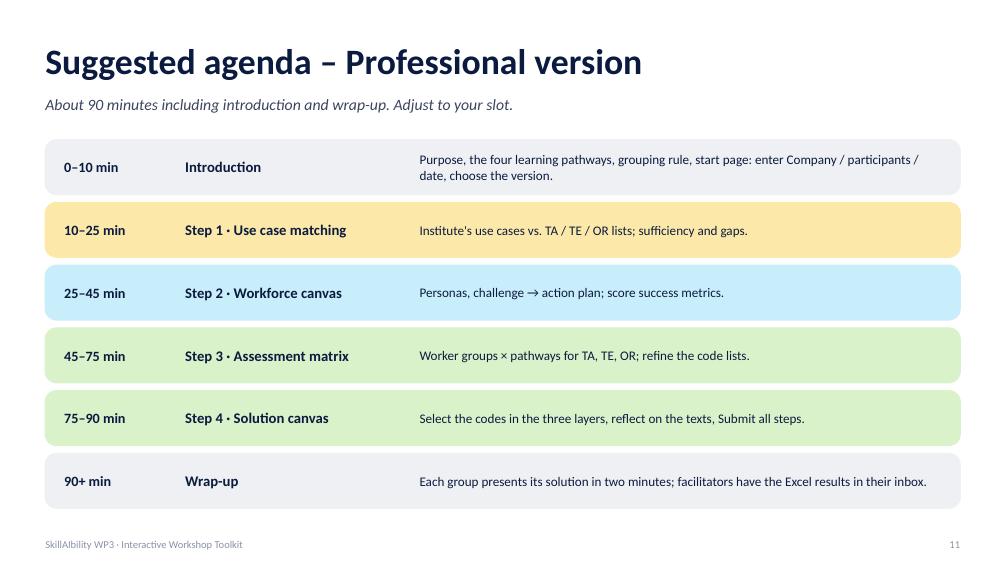
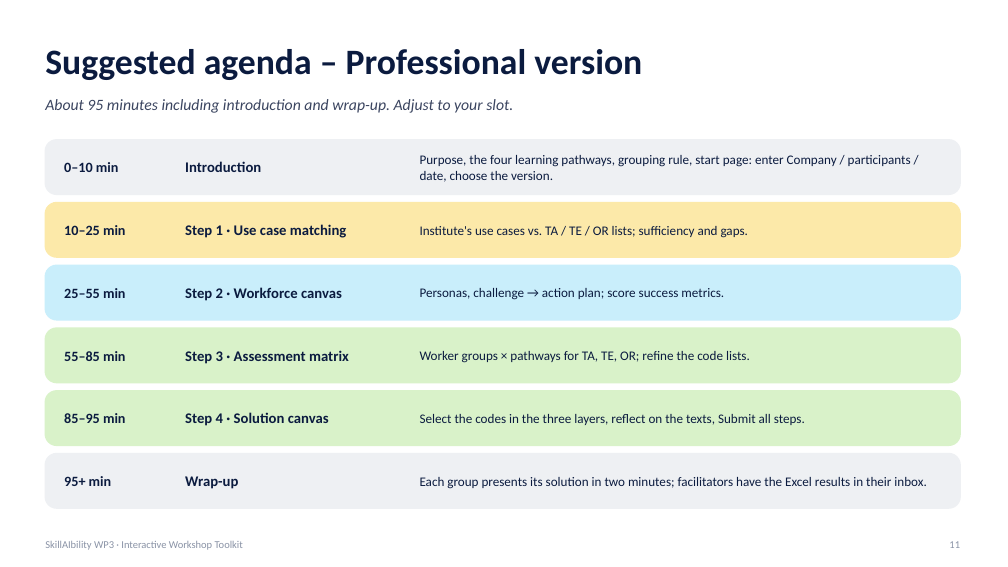
Before and after one commit to DiamondCao1996/SkillAIbility-WP3, a slide deck: slide 11 of docs/SkillAIbility_WP3_Workshop_Procedure.pptx. Drawn at 1008x567 pixels with LibreOffice and Linux fonts; fonts in the diff are those of the drawing. Boxes give left, top, right and bottom in pixels: in the first picture for what was removed or moved away, otherwise in the second. Text is boxed around its words. In the diff, an @@ line names an element or a change of style, - is before the commit and + after.

```diff
--- a/docs/SkillAIbility_WP3_Workshop_Procedure.pptx
+++ b/docs/SkillAIbility_WP3_Workshop_Procedure.pptx
@@ text at box(45, 99, 513, 113): text changed @@
-About 90 minutes including introduction and wrap-up. Adjust to your slot.
+About 95 minutes including introduction and wrap-up. Adjust to your slot.
@@ text at box(64, 288, 126, 298): text changed @@
-25–45 min
+25–55 min
@@ text at box(64, 351, 126, 361): text changed @@
-45–75 min
+55–85 min
@@ text at box(64, 413, 126, 423): text changed @@
-75–90 min
+85–95 min
@@ text at box(64, 476, 112, 486): text changed @@
-90+ min
+95+ min
```
Also in this commit, not shown: 3 other slides changed, 2 other files.
